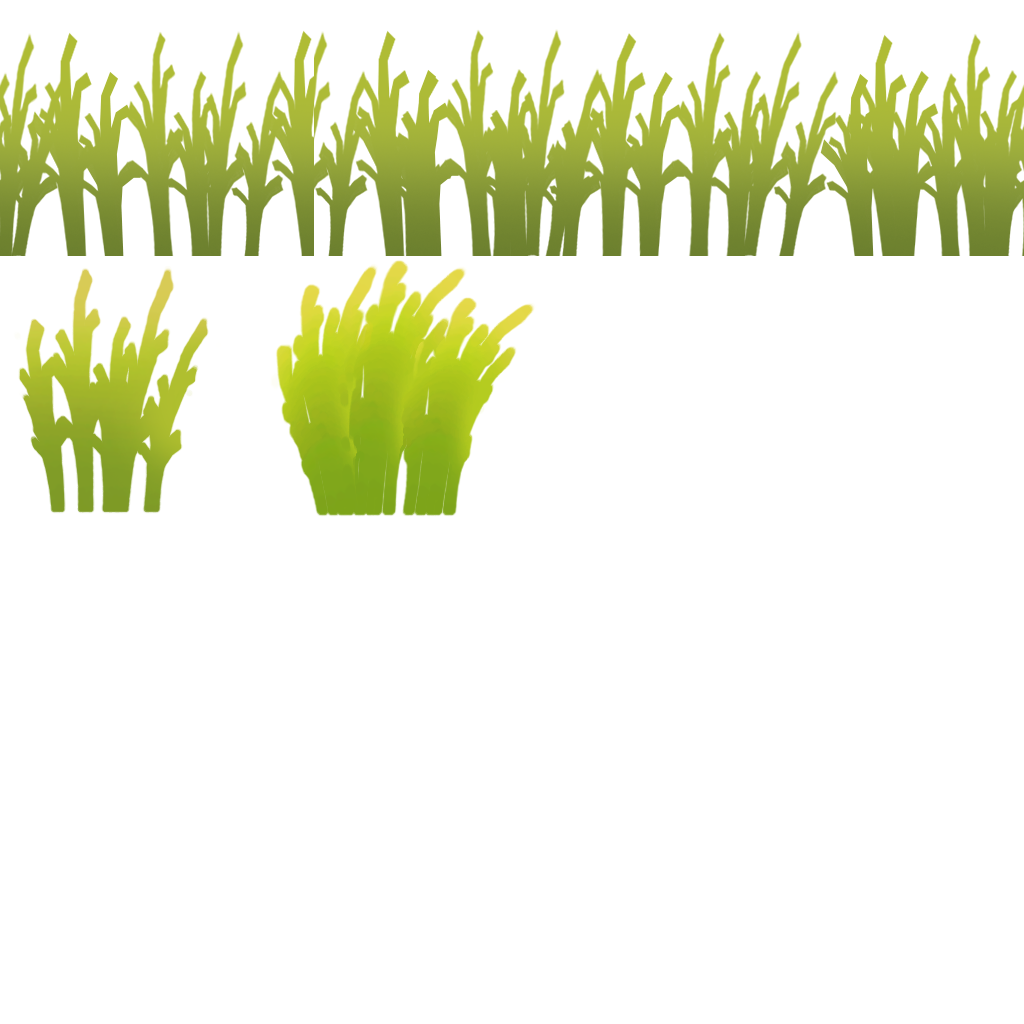
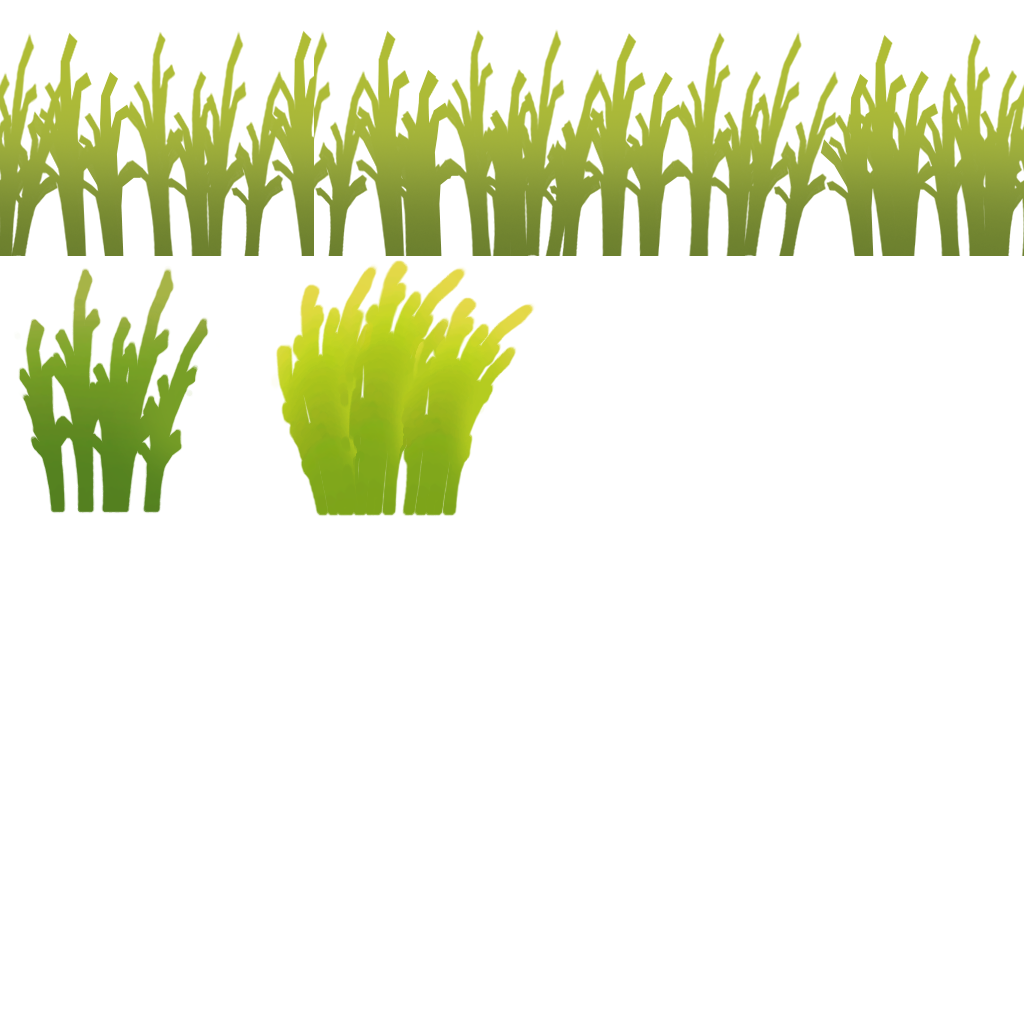
Layered file, before and after one edit (1024px x 1024px). Changes by layer:
painted on "Calque 2" over [18, 267, 209, 513]
